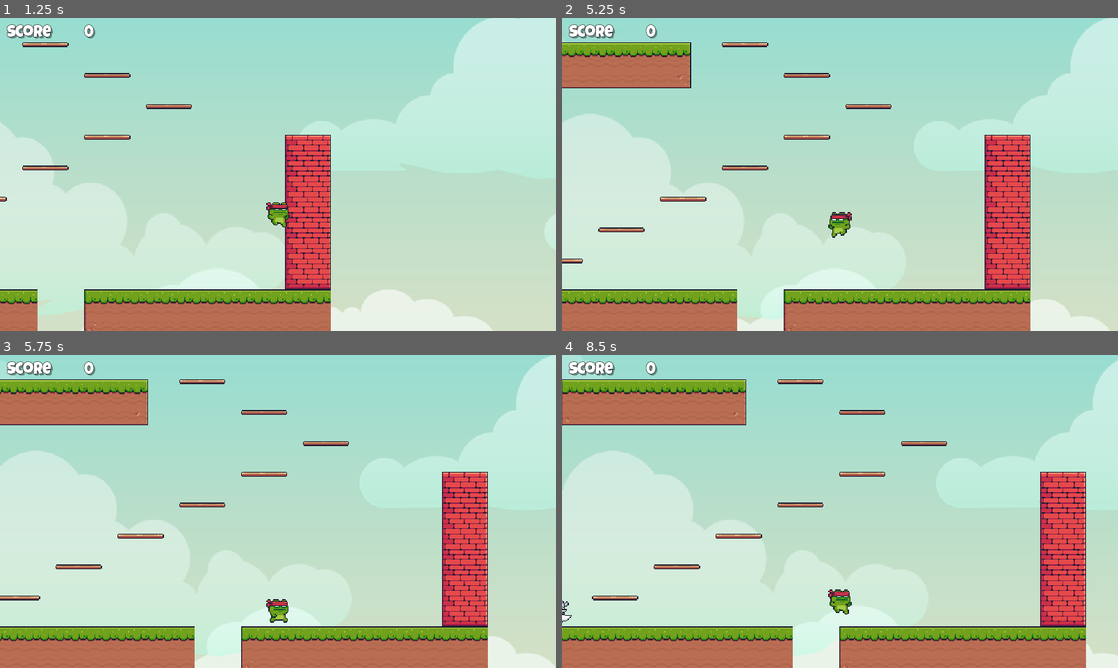
Above: before the commit, frames 1-4 (two rows, left to right).
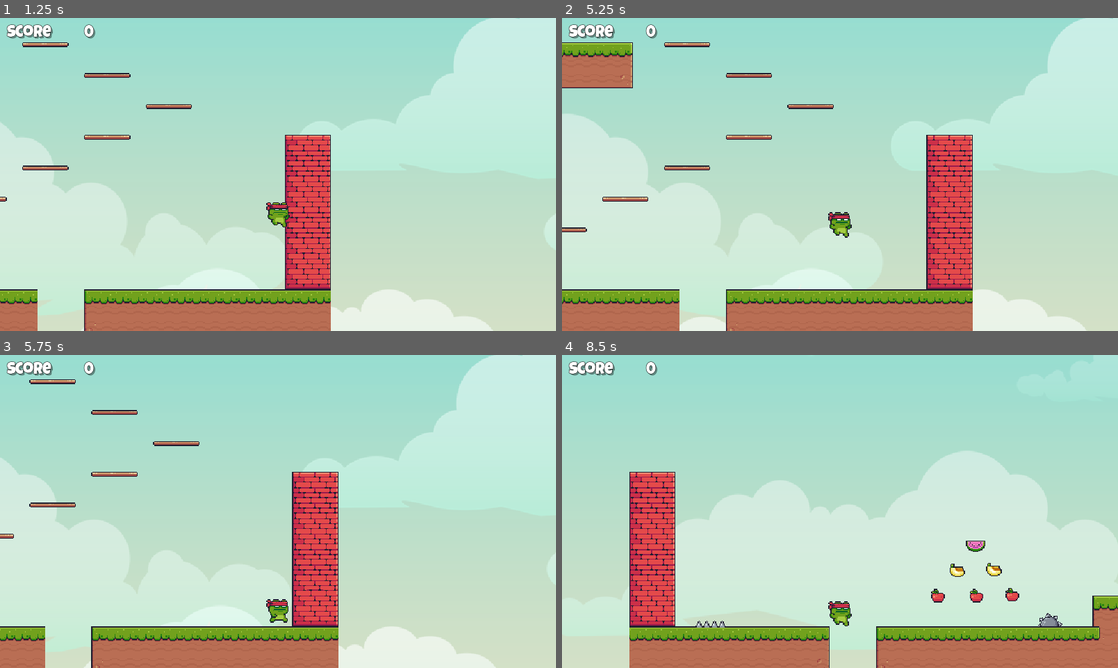
Above: after the commit, the same moments.

Repository: andreashsy/godot_workshop_prototype
Game: Godot game, scene res://scenes/level.tscn
Same seed, same stepped clock (60 frames per second), same inputs: the game is played once before the commit and once after it.
Inputs:
- Up to frame 1 (1.25 s): hold Right (right) from 0.53 s (still down); tap Space (jump) at 0.77 s
- Up to frame 2 (5.25 s): tap Space (jump) at 1.52, 3.02, 3.77, 4.52 s; release Right (right) at 2.03 s; hold Left (left) 2.03-2.78 s; hold Right (right) 2.78-4.28 s; hold Left (left) 4.28-5.03 s; hold Right (right) from 5.03 s (still down)
- Up to frame 3 (5.75 s): keep holding Right (right)
- Up to frame 4 (8.5 s): release Right (right) at 5.78 s; hold Left (left) 5.78-7.28 s; tap Space (jump) at 6.02, 6.77, 7.52 s; hold Right (right) from 7.28 s (still down)

Frame 1 is identical in both runs. In frame 2, 19% of the frame differs, in the area x 0-100%, y 0-100%; in frame 3, 26%; in frame 4, 31%, in the area x 0-100%, y 1-100%.

Commit message:
frog can now change direction when jumping

Diff:
--- a/scripts/ninja_frog.gd
+++ b/scripts/ninja_frog.gd
@@ -16,18 +16,17 @@
    var dir
    var anim = "idle"
 
+   dir = Input.get_axis("left", "right")
+   velocity.x = RUN_SPEED * dir
+   if 0 != dir:
+      anim = "run"
+      animated_sprite_2d.flip_h = dir < 0
+
    if not is_on_floor():
       velocity.y += GRAVITY * delta
       anim = "fall"
 
    else:
-      dir = Input.get_axis("left", "right")
-      velocity.x = RUN_SPEED * dir
-
-      if 0 != dir:
-         anim = "run"
-         animated_sprite_2d.flip_h = dir < 0
-
       if Input.is_action_just_pressed("jump"):
          velocity.y = -JUMP
          anim = "jump"
